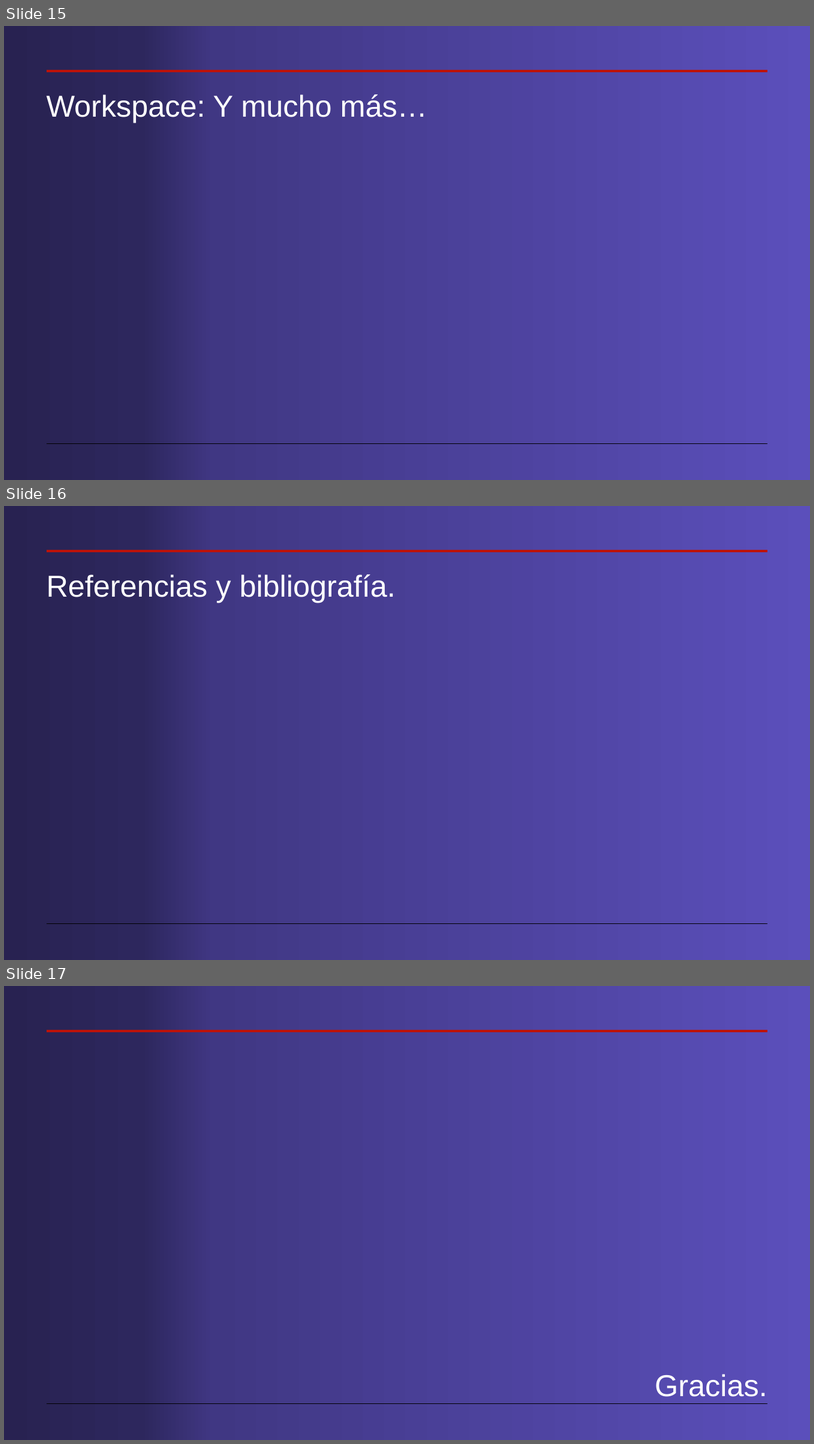
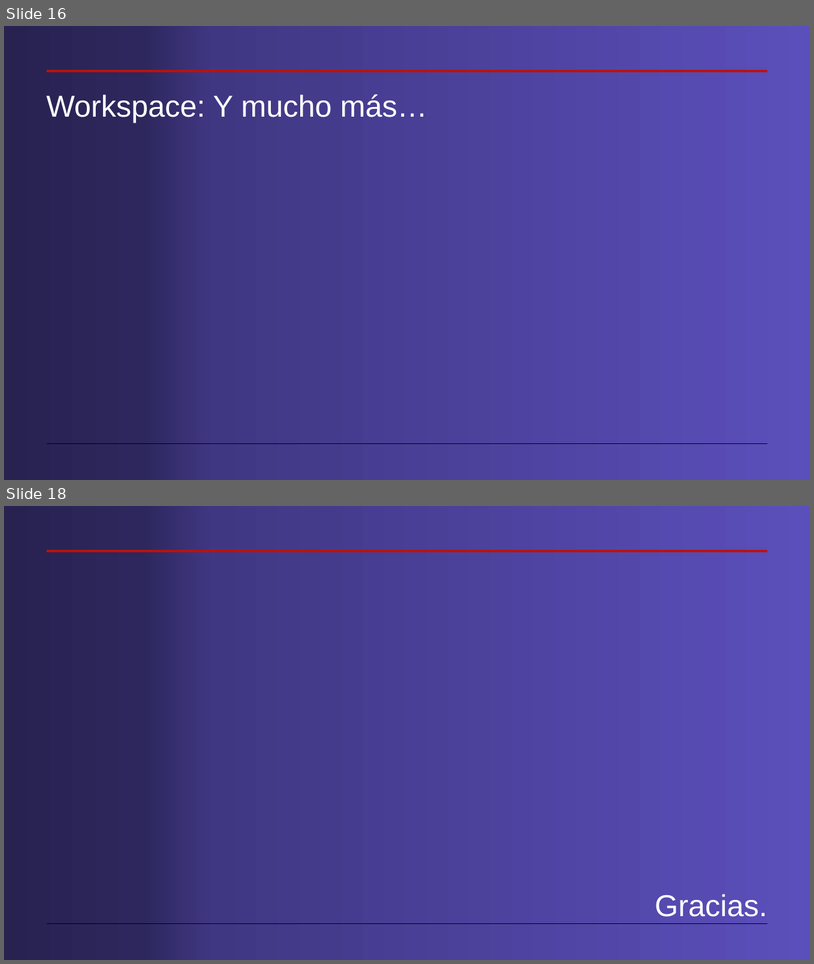
Before and after one commit to cdavidgutierrez/ProyectoFinal_CERN_ROOT, a slide deck: Workspaces en root.pptx. Shown one above the other, each under a label of ours: slides 15, 16 and 17 before the commit, slides 16 and 18 after it; the slides between them are not shown. The pictures are 814x1444 and 814x964 pixels, drawn with LibreOffice and Linux fonts; fonts in the diff are those of the drawing. Boxes give left, top, right and bottom in pixels: in the first picture for what was removed or moved away, otherwise in the second. Text is boxed around its words. In the diff, an @@ line names an element or a change of style, - is before the commit and + after.

```diff
--- a/Workspaces en root.pptx
+++ b/Workspaces en root.pptx
@@ slide 16 removed at (4,506,810,960), background gradient #5B4FBB to #403783 to #2D275D to #282251; not listed: 2 template elements that a slide beside it also shows @@
@@ title removed at (47,574,396,602) @@
-Referencias y bibliografía.
@@ what was slide 15 is now slide 16 @@
@@ what was slide 17 is now slide 18 @@
```
Also in this commit, not shown: 1 slide changed, 2 slides added.
